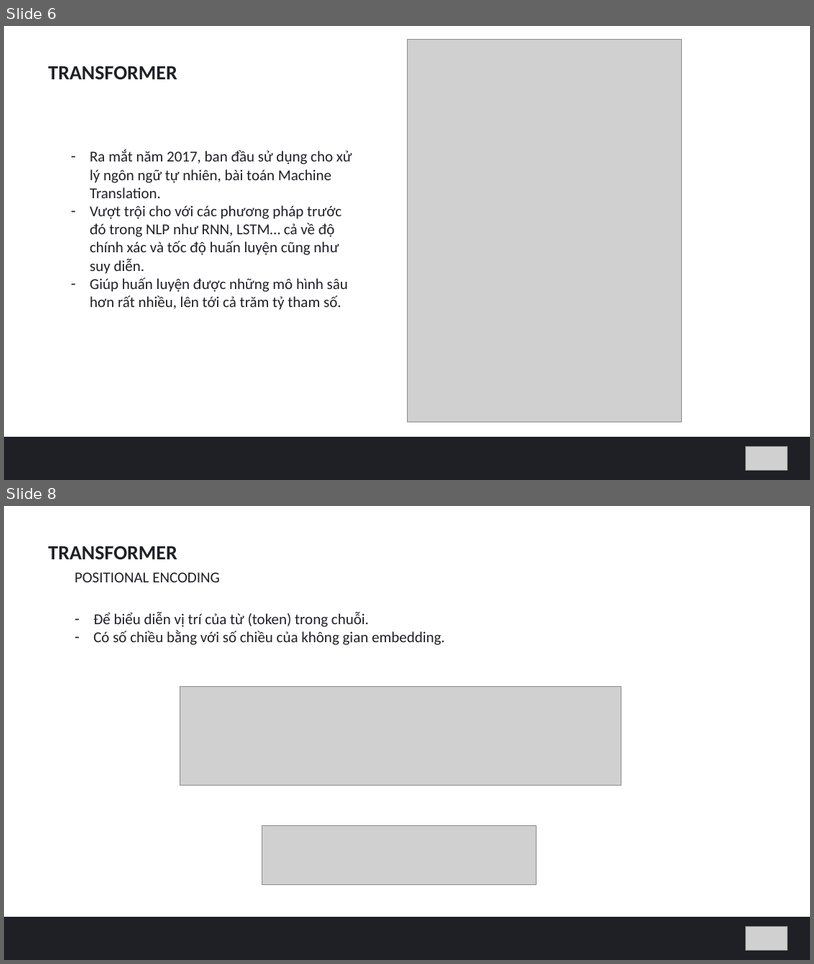
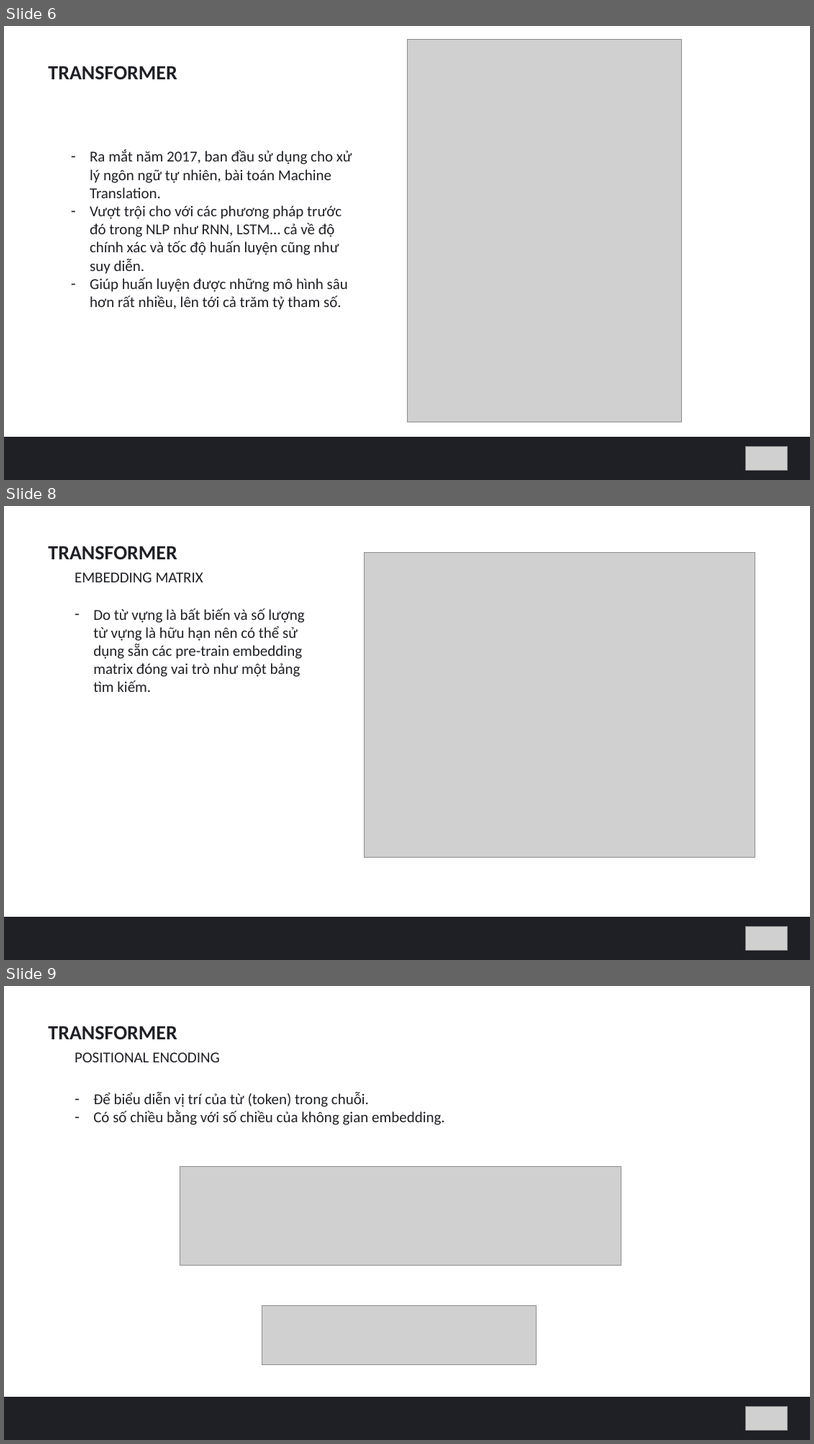
Before and after one commit to hungvm2/MoD_machine_learning, a slide deck: slide1.pptx. Shown one above the other, each under a label of ours: slides 6 and 8 before the commit, slides 6, 8 and 9 after it; the slides between them are not shown. The pictures are 814x964 and 814x1444 pixels, drawn with LibreOffice and Linux fonts; fonts in the diff are those of the drawing; grey boxes stand for pictures. Boxes give left, top, right and bottom in pixels: in the first picture for what was removed or moved away, otherwise in the second. Text is boxed around its words. In the diff, an @@ line names an element or a change of style, - is before the commit and + after.

```diff
--- a/slide1.pptx
+++ b/slide1.pptx
@@ slide 8 added at <box>4,506,810,960</box>, background #FFFFFF @@
@@ text added at <box>48,546,177,559</box>, 24 pt, text #1F2025, bold @@
+TRANSFORMER
@@ picture added at <box>365,552,756,857</box> @@
@@ text added at <box>75,572,203,582</box>, 18 pt, text #1F2025 @@
+EMBEDDING MATRIX
@@ text added at <box>93,608,304,692</box>, 18 pt, text #1F2025 @@
+– Do từ vựng là bất biến và số lượng từ vựng là hữu hạn nên có thể sử dụng sẵn các pre-train embedding matrix đóng vai trò như một bảng tìm kiếm.
@@ rectangle added at <box>4,917,810,960</box>, fill #1F2025 @@
@@ picture added at <box>746,926,788,950</box> @@
@@ what was slide 8 is now slide 9 @@
```
Also in this commit, not shown: 3 slides changed, 10 other slides added.
